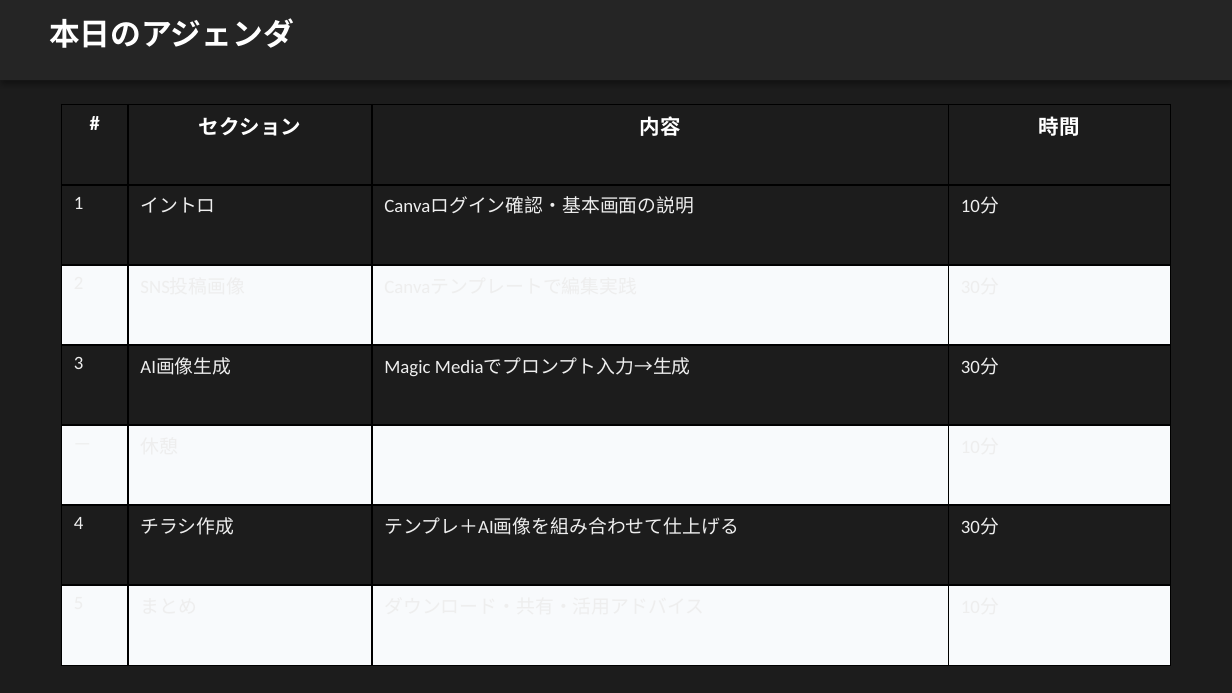
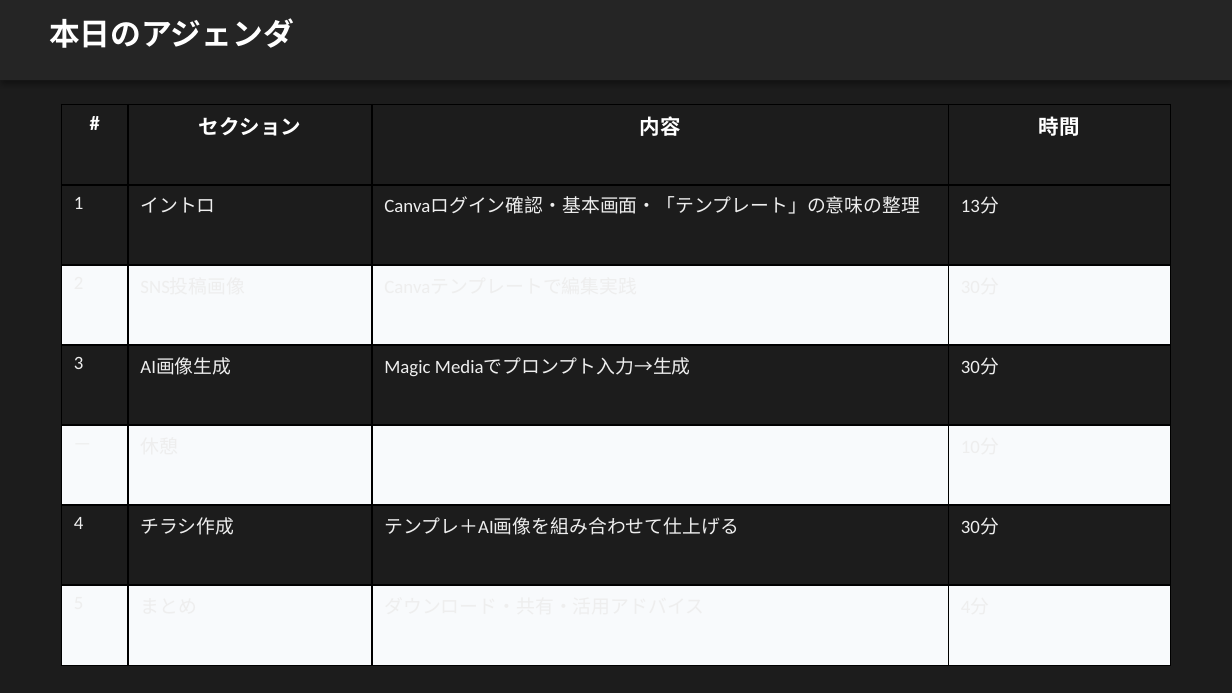
Before and after one commit to zatune-gif/kurashi-no-dodai-log, a slide deck: slide 2 of 00-01_han-ai/training-materials/course03_jissen_gazo.pptx. Drawn at 1232x693 pixels with LibreOffice and Linux fonts; fonts in the diff are those of the drawing. Boxes give left, top, right and bottom in pixels: in the first picture for what was removed or moved away, otherwise in the second. Text is boxed around its words. In the diff, an @@ line names an element or a change of style, - is before the commit and + after.

```diff
--- a/00-01_han-ai/training-materials/course03_jissen_gazo.pptx
+++ b/00-01_han-ai/training-materials/course03_jissen_gazo.pptx
@@ table at box(62, 105, 1170, 665) @@
-row 2, column 3: Canvaログイン確認・基本画面の説明
+row 2, column 3: Canvaログイン確認・基本画面・「テンプレート」の意味の整理
-row 2, column 4: 10分
+row 2, column 4: 13分
-row 7, column 4: 10分
+row 7, column 4: 4分
```
Also in this commit, not shown: 8 other files.
